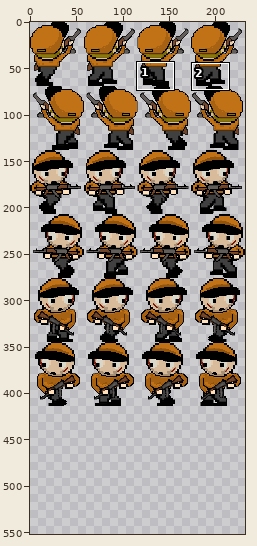
Sprite sheet: assets/sprites/hunterSprites.png. Above: a wide view before the commit, with the close-up outlined.
Close-up. Before:
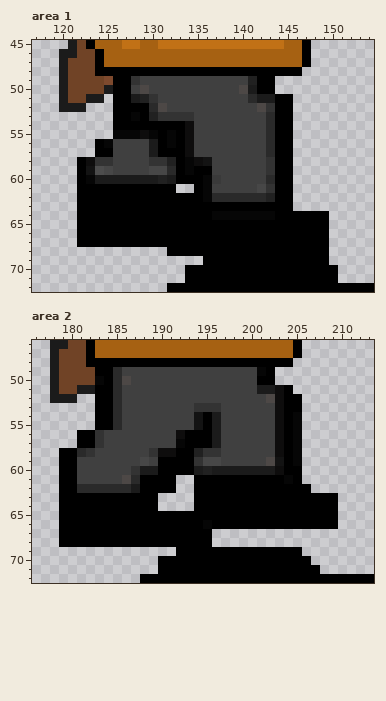
The file is 232x414 pixels. Colours within 5 levels of each other are drawn and written as one. Shown: area 1: x 117..154, y 45..72; area 2: x 176..213, y 46..72. The old version is drawn lined up with the new one, on the new canvas. The commit also changed other parts of the picture, which this record leaves out.
After the commit:
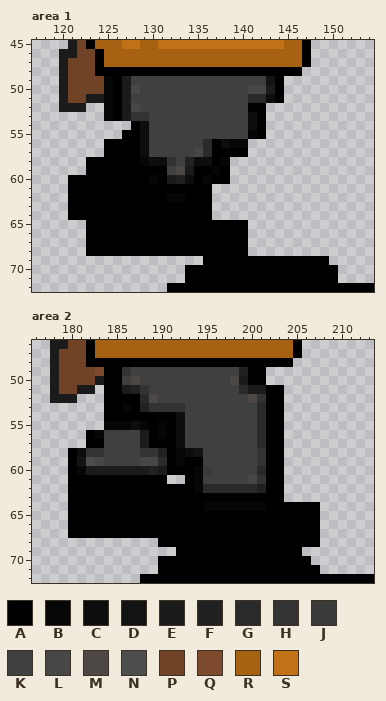
Palette (. is transparent): A #000000  B #060606  C #0e0d0d  D #131313  E #1b1b1b  F #212121  G #2a2a2a  H #333333  J #3a3a3a  K #404040  L #474747  M #4d4846  N #4d4d4d  P #704326  Q #7e4a2e  R #a66112  S #c17116
What changed:
canvas 232x414 -> 232x552
Changed rows in their new state; - is an unchanged pixel.
Area 1:
first column x 121:
49 ----B-EK------------KKDA-----
50 ----B-EMK----------KLLEA-----
51 ----B-EKKK-----------GC-.----
52 ----B-ELKKK---------AA...----
53 ----B-EHHKKKKK------CA...----
54 -----..-CKKKKK------CA...----
55 -----.AA-KKKKK------BA...----
56 ---.AAAACKKKKK-GACBB.....----
57 ---.-AAACKKKKKLGAAAA.....----
58 -.AAAAAABCCHKF-CAB.......----
59 -.AAAAAAAAAKME--BA.......----
60 A-AAAAAAABA-FC--AA.......----
61 A-----------AA-A.........----
62 A----------BB--A.........----
63 A---------------.........----
64 A---------------.............
65 -.------------------.........
66 -.------------------.........
67 -.------------------.........
68 --AAAAAAAAA---------.........
Area 2:
first column x 179:
49 ----Q-AH------------FAA.-------
50 ----E-AKM----------MEA-.-------
51 ----.-AEFH----------GE-AA.-----
52 ----.-AAAGM----------MHAA..----
53 ----.-ABAFHHHH-KKK----GAA..----
54 ----.-AAAAAAAC-KKK----GAA..----
55 ----.BBBCBABAC-KKK----GAA..----
56 --.-B----EABA-KKKK----GAA..----
57 --.-A----EAAACKKKK----GAA..----
58 .-C-H----H-FABCDKK----HAA..----
59 .-DNL-----LG-B-AKK----HAA..----
60 .-BEEEEEE-FE---BJKKKKKGAA..----
61 .-AAAAAAA---.-ABKKKKKLH--..----
62 .-AAAAAAA----AABGGGGGGF--...---
63 .----------AAAA----------......
64 .----------AAAA-BBBBBBB------..
65 .----------------------------..
66 .---------------A------------..
67 .----------------AAAAAAAAAAAA--
68 ...........------AAAAAAAAAAAA--
Changed places in both close-ups, as pixel boxes (x1, y1, x2, y2):
changed: (68, 76, 329, 256)
changed: (59, 367, 338, 547)
